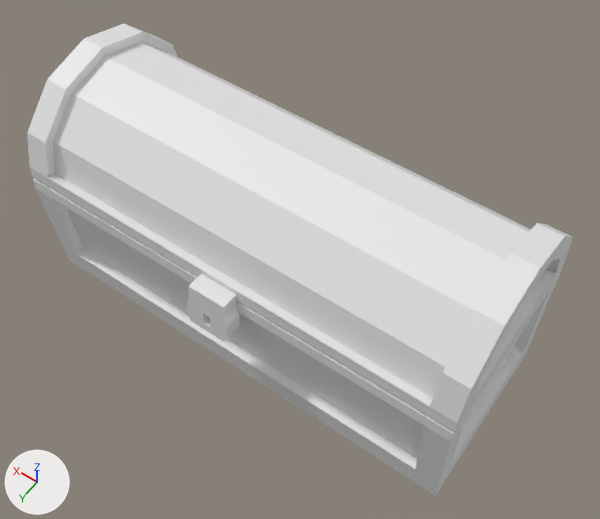
The Blender file obj_Chest_Justin_03.blend as it was, and as the next commit left it.
Before and after are seen from a 50 mm camera at (-2.98, 3.96, 5.75) aimed at (-0.23, 0.11, -0.3). The axes (+X, +Y, +Z) are drawn at lower left. The lights are the same throughout. The older version comes first.
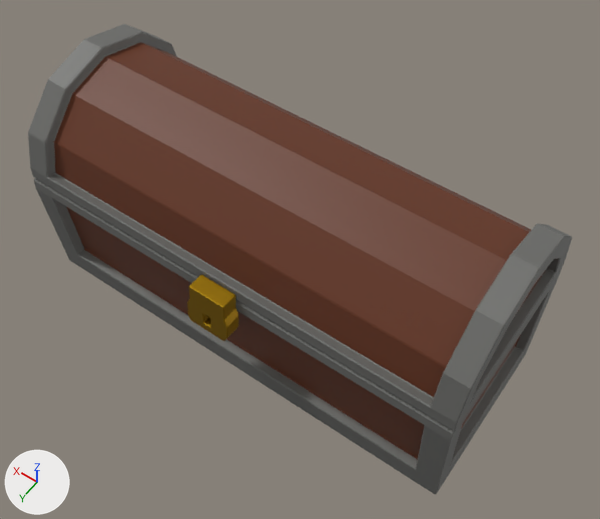
Boxes (x1, y1, x2, y2) around the edits, measured in the pictures (600 x 519 px):
'Cylinder.001', recoloured (white to yellow)
    both: (187, 275, 239, 341)
part 1 of me_cylinder, recoloured (white to dark grey)
    both: (413, 223, 572, 494)
part 2 of me_cylinder, recoloured (white to dark grey)
    both: (28, 24, 177, 269)
part 3 of me_cylinder, recoloured
    both: (47, 174, 433, 480)
part 4 of me_cylinder, recoloured (white to brown)
    both: (53, 42, 531, 458)
part 5 of me_cylinder, recoloured
    before: (461, 341, 517, 429)
    after: (461, 270, 546, 428)

Diff of the bpy script that builds the scene:
```diff
--- a/obj_Chest_Justin_03.blend.py
+++ b/obj_Chest_Justin_03.blend.py
@@ mat_material_003 @@
+mat_material_003 = principled_material('Material.003')
+mat_material_003.base_color = (0.391, 0.226, 0.00979)  # yellow #a88319
+mat_material_003.metallic = 1.0
@@ mat_material_001 @@
+mat_material_001 = principled_material('Material.001')
+mat_material_001.base_color = (0.15, 0.15, 0.141)  # dark grey #6c6c69
@@ mat_material_002 @@
+mat_material_002 = principled_material('Material.002')
+mat_material_002.base_color = (0.128, 0.0312, 0.00957)  # brown #643119
@@ me_cylinder @@
 me_cylinder.from_pydata(...)  # 178 vertices, 173 faces; spans x -2.27..2.27, y -0.98..0.98, z -1.36..1.0
 # used by ob_cylinder; location = (0.0, 0.0, 0.0)
+# me_cylinder part 1: 69 of the faces centred in x -2.27..-2.04, y -0.98..0.98, z -1.36..0.93 switch from no material to mat_material_001 (dark grey #6c6c69)
+# me_cylinder part 2: 69 of the faces centred in x 2.04..2.27, y -0.98..0.98, z -1.35..0.93 switch from no material to mat_material_001 (dark grey #6c6c69)
+# me_cylinder part 3: 11 of the faces centred in x 0.0, y 0.7..0.98, z -1.36..0.12 switch from no material to mat_material_001 (dark grey #6c6c69)
+# me_cylinder part 4: all 9 faces centred in x 0.0, y -0.86..0.86, z -1.26..0.84 switch from no material to mat_material_002 (brown #643119)
+# me_cylinder part 5: all 2 faces centred in x -2.18, y 0.0, z -0.61..0.46 switch from no material to mat_material_002 (brown #643119)
@@ me_cylinder_001 @@
 me_cylinder_001.from_pydata(...)  # 36 vertices, 34 faces; spans x -0.32..0.32, y 0.966..1.183, z -0.502..0.121
+me_cylinder_001.materials.append(mat_material_003)  # yellow #a88319
```
